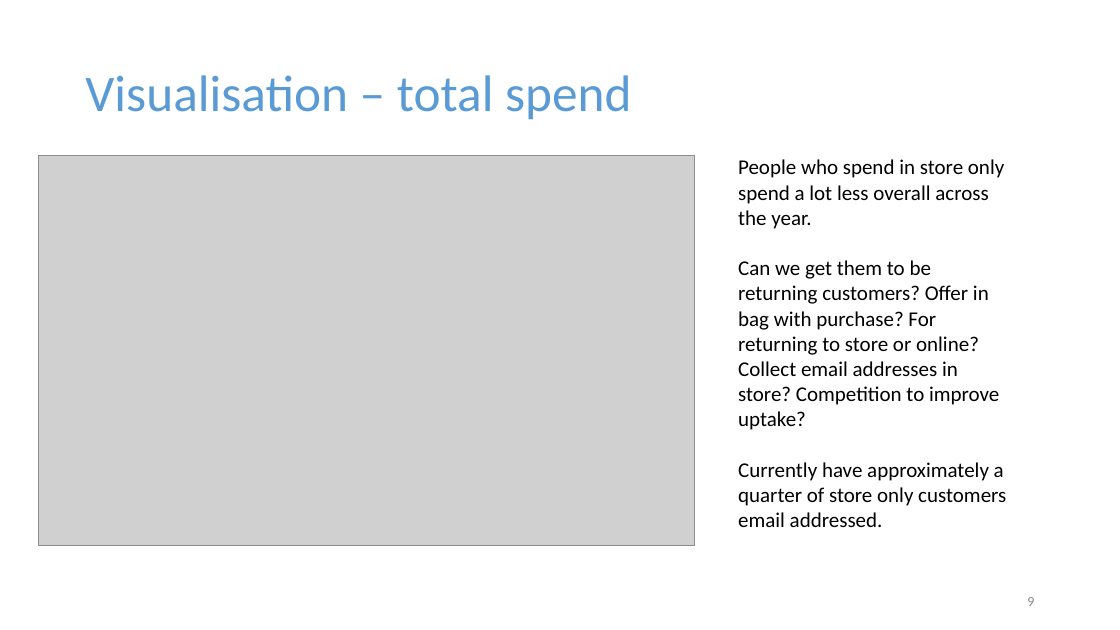
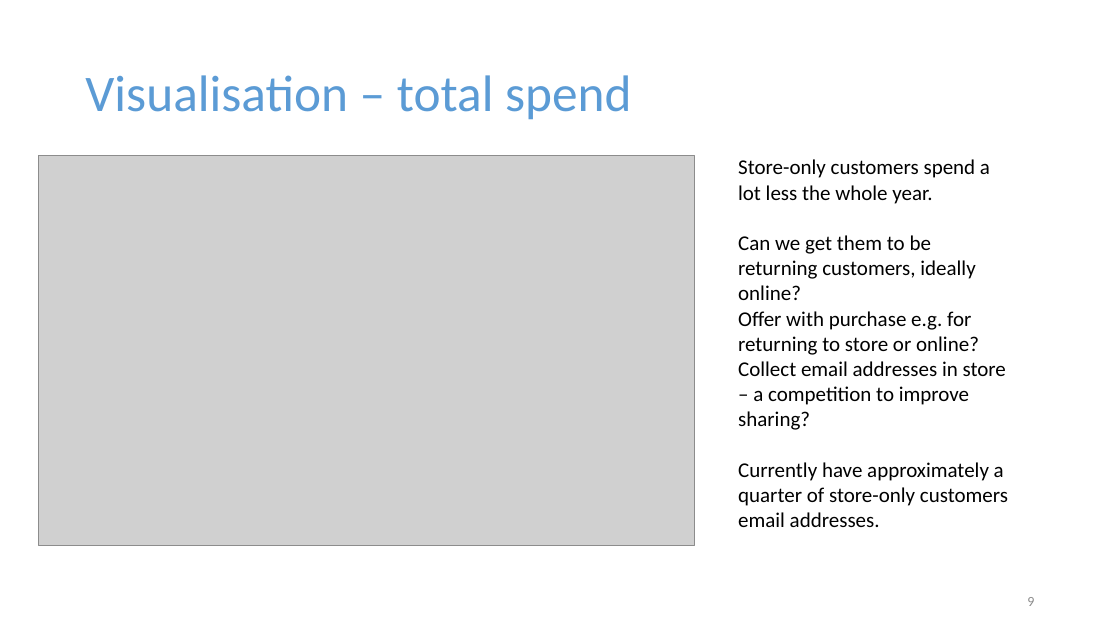
Before and after one commit to LornaMaven/Clarks-assignment, a slide deck: slide 9 of Clarks presentation.pptx. Drawn at 1120x630 pixels with LibreOffice and Linux fonts; fonts in the diff are those of the drawing; grey boxes stand for pictures. Boxes give left, top, right and bottom in pixels: in the first picture for what was removed or moved away, otherwise in the second. Text is boxed around its words. In the diff, an @@ line names an element or a change of style, - is before the commit and + after.

```diff
--- a/Clarks presentation.pptx
+++ b/Clarks presentation.pptx
@@ text at (738, 159, 1008, 527): text changed @@
-People who spend in store only spend a lot less overall across the year.
-Can we get them to be returning customers? Offer in bag with purchase? For returning to store or online? Collect email addresses in store? Competition to improve uptake?
-Currently have approximately a quarter of store only customers email addressed.
+Store-only customers spend a lot less the whole year.
+Can we get them to be returning customers, ideally online?
+Offer with purchase e.g. for returning to store or online?
+Collect email addresses in store – a competition to improve sharing?
+Currently have approximately a quarter of store-only customers email addresses.
```
Also in this commit, not shown: 8 other slides changed.
